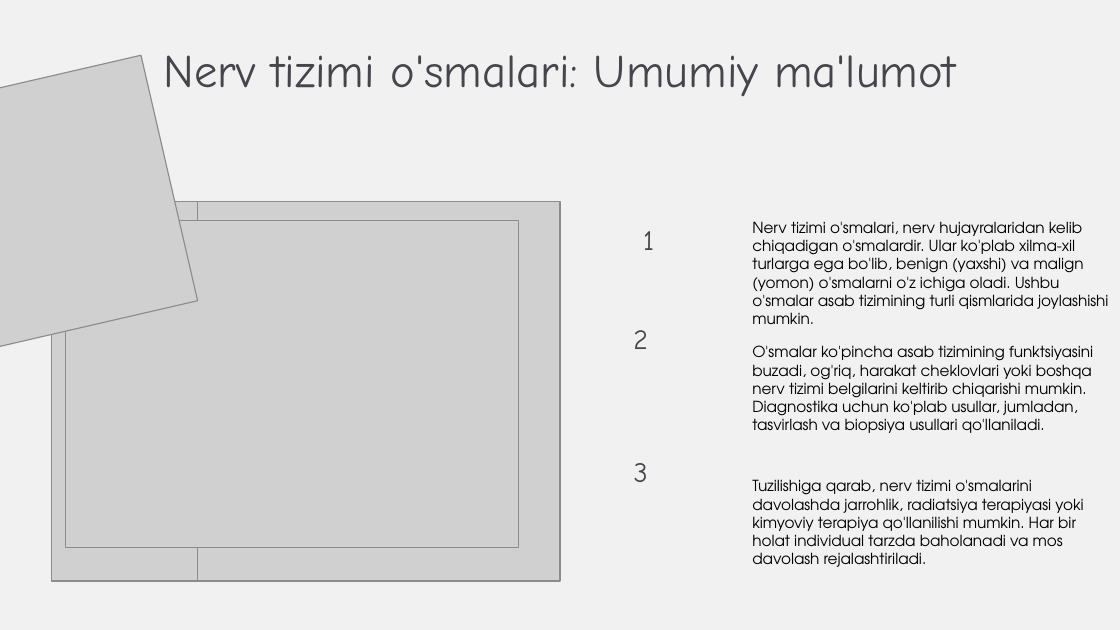
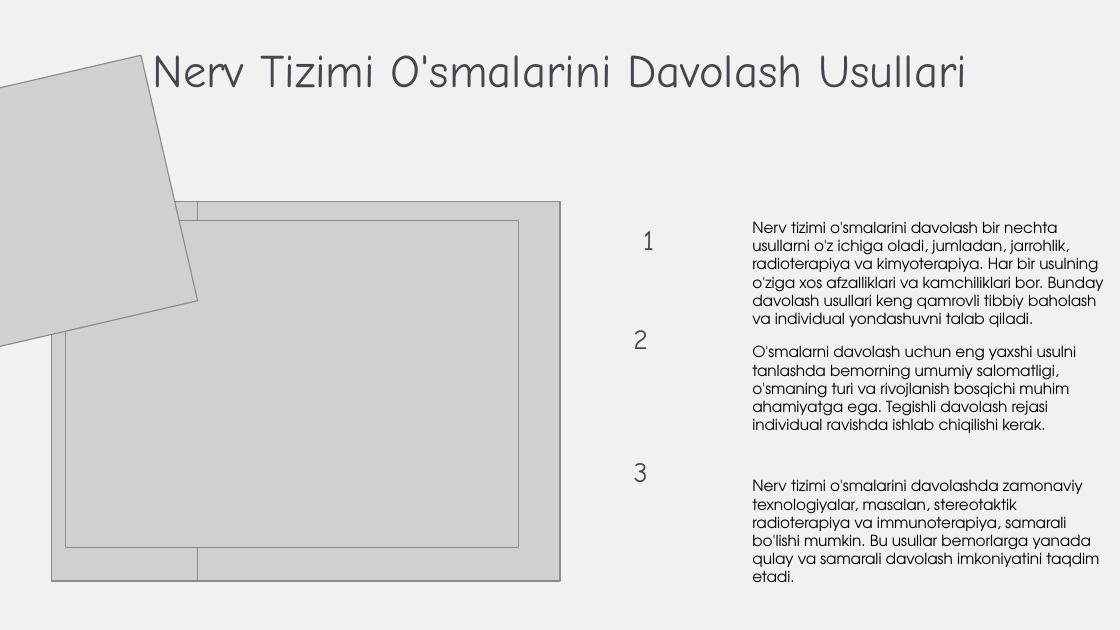
Before and after one commit to Azizjon003/pikachu, a slide deck: slide 13 of azimut.pptx (slide 7 before the commit). Drawn at 1120x630 pixels with LibreOffice and Linux fonts; fonts in the diff are those of the drawing; grey boxes stand for pictures; background and template pictures are left out. Boxes give left, top, right and bottom in pixels: in the first picture for what was removed or moved away, otherwise in the second. Text is boxed around its words. In the diff, an @@ line names an element or a change of style, - is before the commit and + after.

```diff
--- a/azimut.pptx
+++ b/azimut.pptx
@@ text at (152, 55, 967, 88): text changed @@
-Nerv tizimi o'smalari: Umumiy ma'lumot
+Nerv Tizimi O'smalarini Davolash Usullari
@@ text at (752, 221, 1104, 327): text changed @@
-Nerv tizimi o'smalari, nerv hujayralaridan kelib chiqadigan o'smalardir. Ular ko'plab xilma-xil turlarga ega bo'lib, benign (yaxshi) va malign (yomon) o'smalarni o'z ichiga oladi. Ushbu o'smalar asab tizimining turli qismlarida joylashishi mumkin.
+Nerv tizimi o'smalarini davolash bir nechta usullarni o'z ichiga oladi, jumladan, jarrohlik, radioterapiya va kimyoterapiya. Har bir usulning o'ziga xos afzalliklari va kamchiliklari bor. Bunday davolash usullari keng qamrovli tibbiy baholash va individual yondashuvni talab qiladi.
@@ text at (752, 345, 1077, 433): text changed @@
-O'smalar ko'pincha asab tizimining funktsiyasini buzadi, og'riq, harakat cheklovlari yoki boshqa nerv tizimi belgilarini keltirib chiqarishi mumkin. Diagnostika uchun ko'plab usullar, jumladan, tasvirlash va biopsiya usullari qo'llaniladi.
+O'smalarni davolash uchun eng yaxshi usulni tanlashda bemorning umumiy salomatligi, o'smaning turi va rivojlanish bosqichi muhim ahamiyatga ega. Tegishli davolash rejasi individual ravishda ishlab chiqilishi kerak.
@@ text at (752, 479, 1099, 582): text changed @@
-Tuzilishiga qarab, nerv tizimi o'smalarini davolashda jarrohlik, radiatsiya terapiyasi yoki kimyoviy terapiya qo'llanilishi mumkin. Har bir holat individual tarzda baholanadi va mos davolash rejalashtiriladi.
+Nerv tizimi o'smalarini davolashda zamonaviy texnologiyalar, masalan, stereotaktik radioterapiya va immunoterapiya, samarali bo'lishi mumkin. Bu usullar bemorlarga yanada qulay va samarali davolash imkoniyatini taqdim etadi.
```
Also in this commit, not shown: 2 other slides changed, 18 slides added, 6 slides removed, 39 other files.
